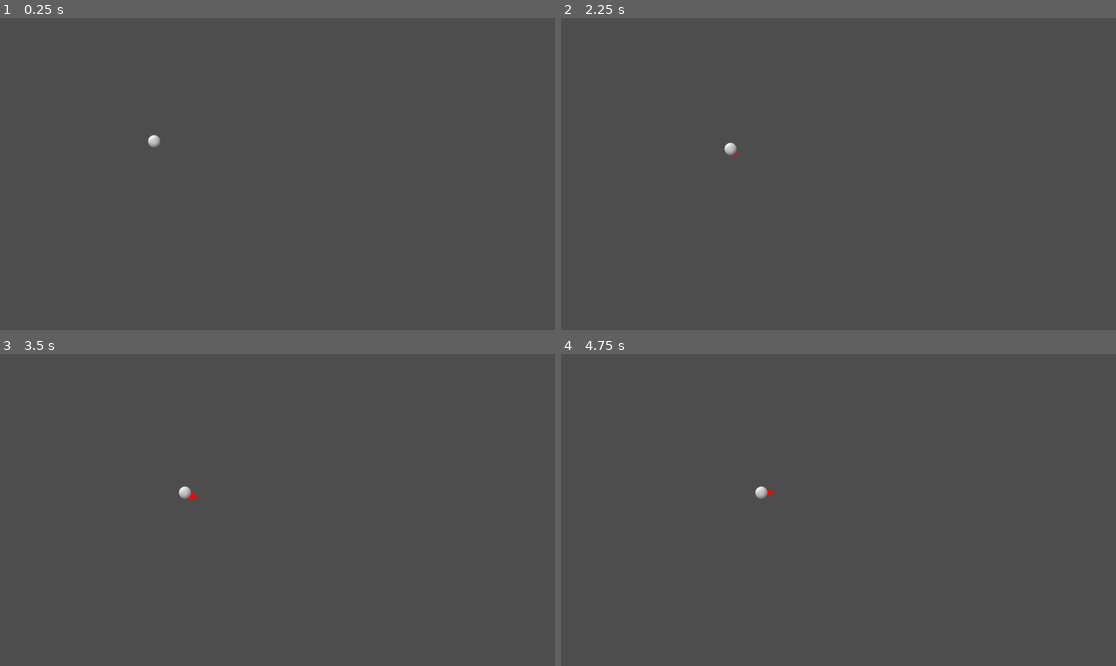
Above: before the commit, frames 1-4 (two rows, left to right).
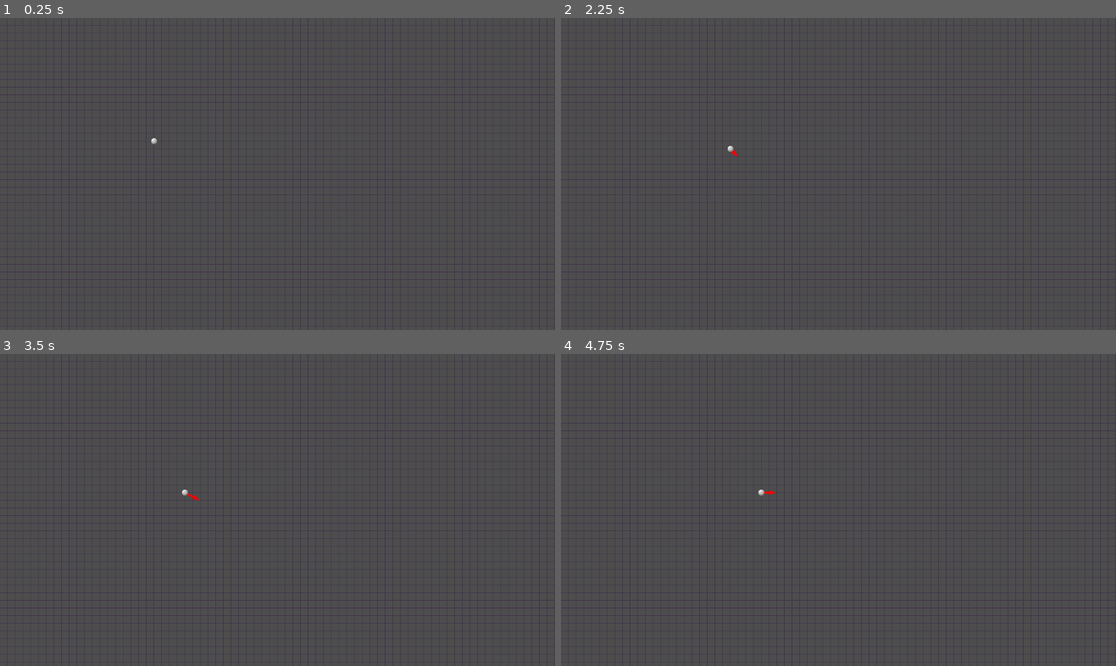
Above: after the commit, the same moments.

Repository: vibrunazo/godot-vector
Game: Godot game, scene res://scenes/map.tscn
Two runs of this game, one before a commit and one after it. Both use one fixed random seed, a clock stepped at 60 frames per second and the inputs below.
Inputs:
- Up to frame 1 (0.25 s): no input
- Up to frame 2 (2.25 s): tap Enter at 0.5, 2 s; hold Right (ui_right) 0.53-1.28 s; tap Space at 1.25 s; hold Down (ui_down) 1.28-2.03 s; hold Right (ui_right) from 2.03 s (still down)
- Up to frame 3 (3.5 s): tap Space at 2.75 s; release Right (ui_right) at 2.78 s; hold Up (ui_up) from 2.78 s (still down)
- Up to frame 4 (4.75 s): tap Enter at 3.5 s; release Up (ui_up) at 3.53 s; hold Left (ui_left) from 3.53 s (still down); tap Space at 4.25 s

The runs differ from the first frame. In frame 1, 1.8% of the frame differs, in the area x 0-100%, y 0-100%; in frame 2, 1.8%; in frame 3, 1.8%; in frame 4, 1.8%.

Commit message:
draw grid

Diff:
--- /dev/null
+++ b/Grid.gd
@@ -0,0 +1,32 @@
+extends Control
+
+var cell_size := 16
+var gcolor := Color(0.25, 0.2, 0.3)
+
+# Called when the node enters the scene tree for the first time.
+func _ready():
+	pass # Replace with function body.
+
+
+# Called every frame. 'delta' is the elapsed time since the previous frame.
+func _process(delta):
+	pass
+
+func _draw():
+	print('draw grid here')
+	draw_grid()
+
+func draw_grid():
+	for n in range(1, 100):
+		draw_row(n)
+		draw_col(n)
+
+func draw_row(n: int):
+	var from := Vector2(0, n * cell_size)
+	var to:= Vector2(1600, n * cell_size)
+	draw_line(from, to, gcolor, 1)
+
+func draw_col(n: int):
+	var from := Vector2(n * cell_size, 0)
+	var to:= Vector2(n * cell_size, 1600)
+	draw_line(from, to, gcolor, 1)
--- a/scenes/car.gd
+++ b/scenes/car.gd
@@ -20,20 +20,21 @@
 	draw_arrow(Vector2.ZERO, to)
 
 func draw_arrow(from: Vector2, to: Vector2):
+	var head_size = 16
+	var head_angle = 0.3 #rad
 	# full vector
 	var v = to - from
 	# remove the tip of the full vector by this much
-	var tip = v.normalized() * 10
+	var tip = v.normalized() * (head_size - 2)
 	# the final vector to draw with the tip removed
 	var line = v - tip
 	draw_line(from, line, Color.RED, 4)
-	var head_angle = 0.3 #rad
 	var h1 = v
-	h1 = - h1.normalized().rotated(head_angle) * 30
+	h1 = - h1.normalized().rotated(head_angle) * head_size
 	var e1 = to + h1
 #	draw_line(to, e1, Color.PURPLE, 3)
 	var h2 = v
-	h2 = - h2.normalized().rotated(-head_angle) * 30
+	h2 = - h2.normalized().rotated(-head_angle) * head_size
 	var e2 = to + h2
 #	draw_line(to, e2, Color.PURPLE, 3)
 	var arrow_head = [to, e1, e2]
--- a/scenes/car.tscn
+++ b/scenes/car.tscn
@@ -7,5 +7,5 @@
 script = ExtResource("1_ohgs5")
 
 [node name="Sprite2D" type="Sprite2D" parent="."]
-scale = Vector2(0.4, 0.4)
+scale = Vector2(0.2, 0.2)
 texture = ExtResource("1_hm1ie")
--- /dev/null
+++ b/scenes/grid.tscn
@@ -0,0 +1,12 @@
+[gd_scene load_steps=2 format=3 uid="uid://d08o10r7su4q0"]
+
+[ext_resource type="Script" path="res://Grid.gd" id="1_vq0c6"]
+
+[node name="Grid" type="Control"]
+layout_mode = 3
+anchors_preset = 15
+anchor_right = 1.0
+anchor_bottom = 1.0
+grow_horizontal = 2
+grow_vertical = 2
+script = ExtResource("1_vq0c6")
--- a/scenes/map.tscn
+++ b/scenes/map.tscn
@@ -1,6 +1,7 @@
-[gd_scene load_steps=2 format=3 uid="uid://dkaofok36yybe"]
+[gd_scene load_steps=3 format=3 uid="uid://dkaofok36yybe"]
 
 [ext_resource type="PackedScene" uid="uid://c1gm6pyvbylwx" path="res://scenes/car.tscn" id="1_muxmf"]
+[ext_resource type="PackedScene" uid="uid://d08o10r7su4q0" path="res://scenes/grid.tscn" id="1_pm8pa"]
 
 [node name="Map" type="Control"]
 layout_mode = 3
@@ -10,5 +11,8 @@
 grow_horizontal = 2
 grow_vertical = 2
 
+[node name="Grid" parent="." instance=ExtResource("1_pm8pa")]
+layout_mode = 1
+
 [node name="Car" parent="." instance=ExtResource("1_muxmf")]
 position = Vector2(320, 256)
